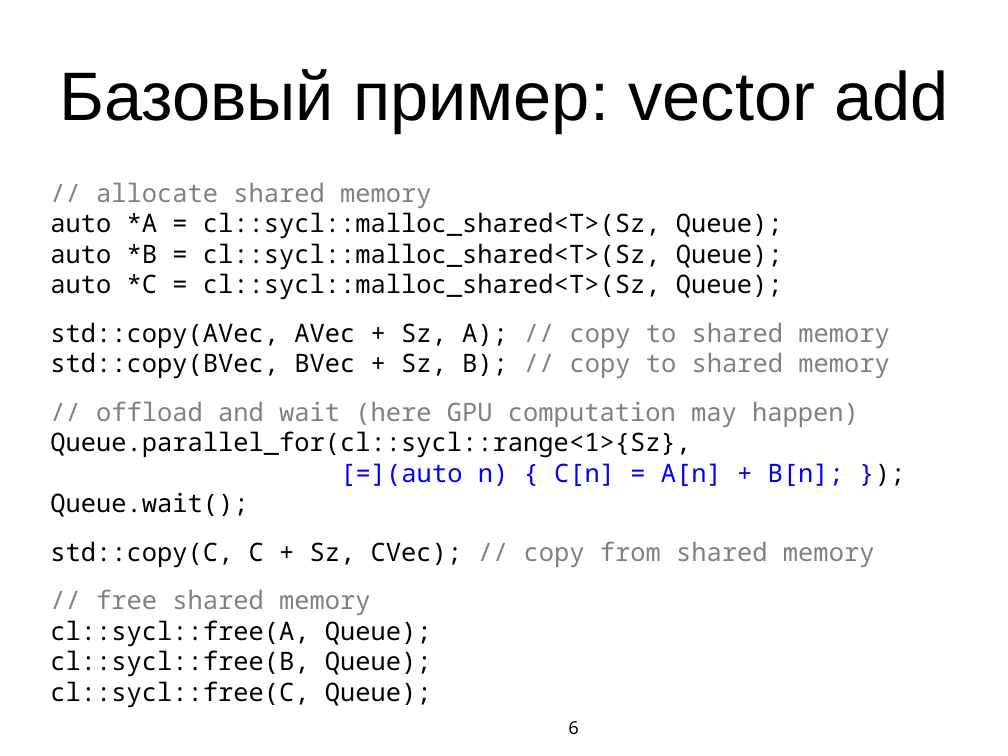
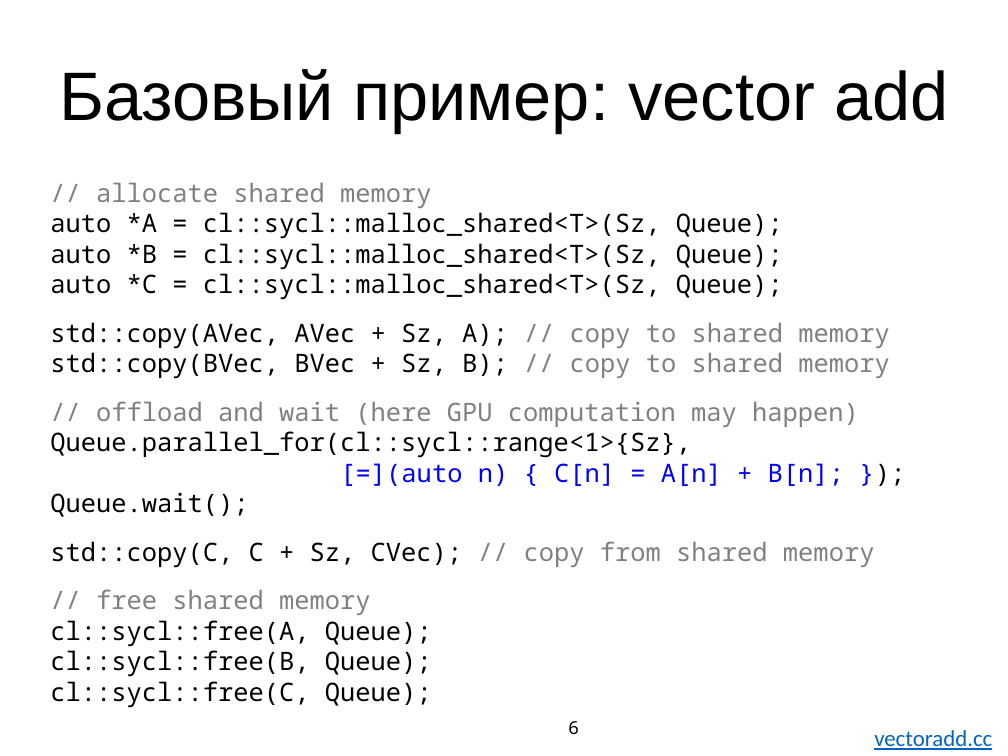
Before and after one commit to MIPT-ILab/cpp-lects-rus, a slide deck: slide 6 of other_lects/toolchain_lect/slides/graphics_toolchain_complete_ppt.pptx. Drawn at 1008x756 pixels with LibreOffice and Linux fonts; fonts in the diff are those of the drawing. Boxes give left, top, right and bottom in pixels: in the first picture for what was removed or moved away, otherwise in the second. Text is boxed around its words. In the diff, an @@ line names an element or a change of style, - is before the commit and + after.

```diff
--- a/other_lects/toolchain_lect/slides/graphics_toolchain_complete_ppt.pptx
+++ b/other_lects/toolchain_lect/slides/graphics_toolchain_complete_ppt.pptx
@@ text added at (874, 730, 992, 750), 18 pt, text #0563C1, underline @@
+vectoradd.cc
```
Also in this commit, not shown: 12 other slides changed, 14 slides added, 4 slides removed, 3 other files.
